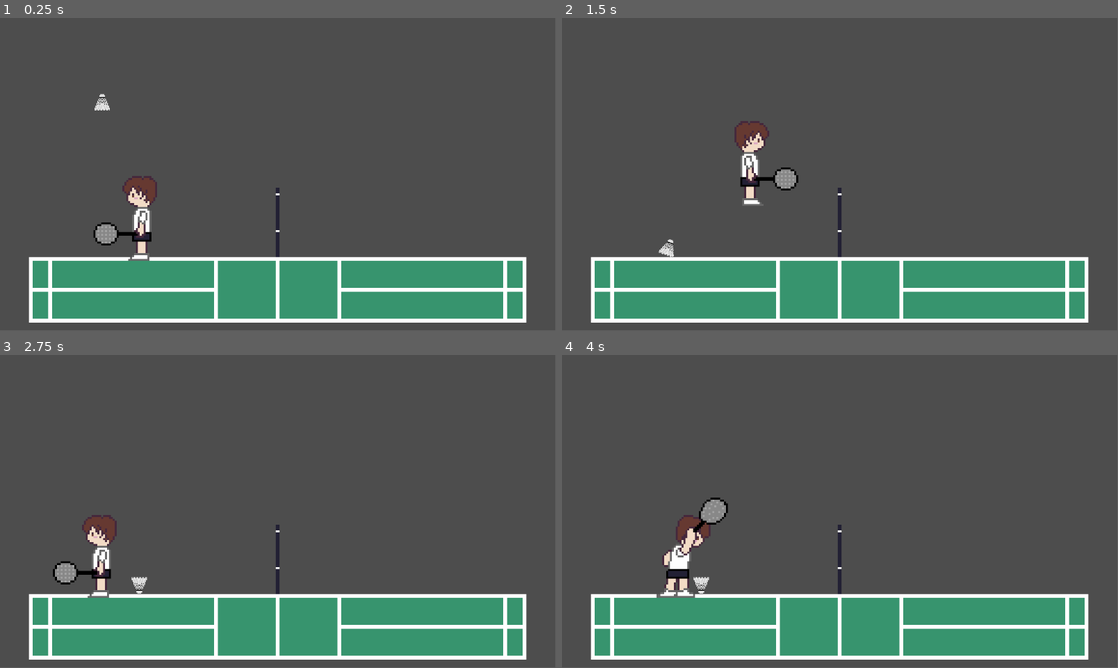
Above: before the commit, frames 1-4 (two rows, left to right).
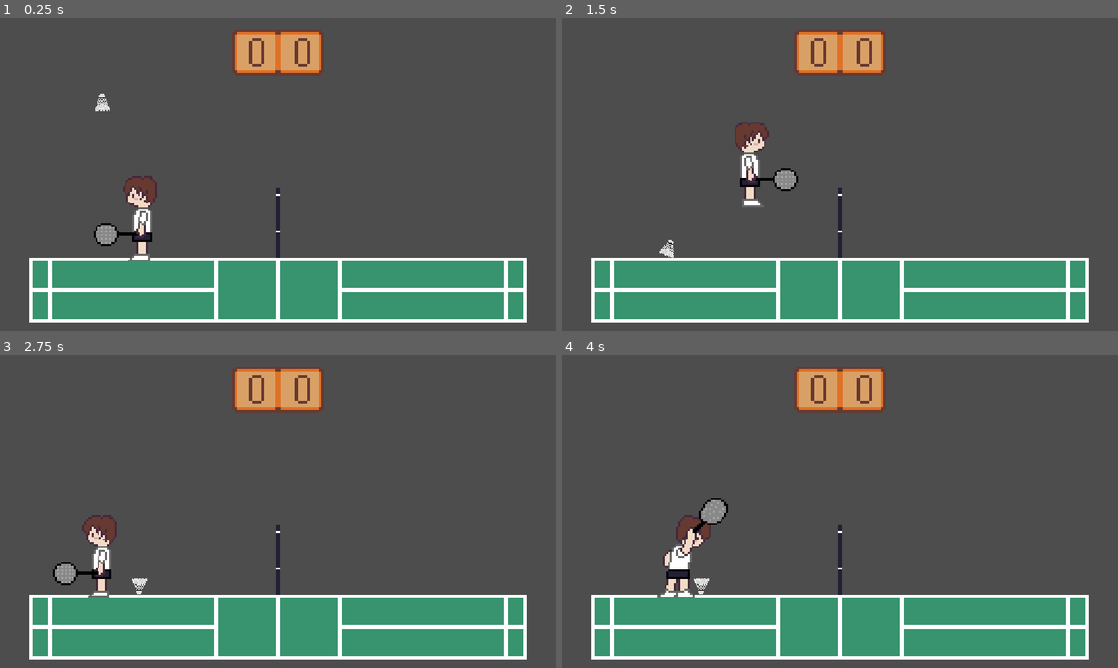
Above: after the commit, the same moments.

Repository: PS204coder/Babinkton
Game: Godot game, scene res://Scenes/test.tscn
Two runs of this game, one before a commit and one after it. Both use one fixed random seed, a clock stepped at 60 frames per second and the inputs below.
Inputs (mouse positions are in pixels of both pictures, inside the frame that each line leads up to):
- Up to frame 1 (0.25 s): no input
- Up to frame 2 (1.5 s): move the mouse to (962, 158) at 0.52 s; hold E (dash right) from 0.53 s (still down); click (962, 158) at 0.6 s; tap W (jump) at 0.77 s; move the mouse to (728, 190) at 1.27 s; click (728, 190) at 1.35 s
- Up to frame 3 (2.75 s): tap W (jump) at 1.52 s; move the mouse to (333, 442) at 2.02 s; release E (dash right) at 2.03 s; hold Q (dash left) from 2.03 s (still down); click (333, 442) at 2.1 s
- Up to frame 4 (4 s): move the mouse to (812, 574) at 2.77 s; release Q (dash left) at 2.78 s; hold E (dash right) from 2.78 s (still down); click (812, 574) at 2.85 s; tap W (jump) at 3.02, 3.77 s; move the mouse to (1006, 558) at 3.52 s; click (1006, 558) at 3.6 s
In our replay, the window is 799x449 before the commit and 800x450 after it. These sizes can differ from the game's own. Grey fills any space a smaller window leaves; there, only what the larger window draws over its background counts as a difference.

The runs differ from the first frame. In frame 1, 3.7% of the frame differs, in the area x 5-95%, y 3-98%; in frame 2, 3.8%; in frame 3, 3.7%; in frame 4, 3.8%.

Commit message:
point counter sprites added

Diff:
--- a/Scenes/test.tscn
+++ b/Scenes/test.tscn
@@ -2,8 +2,21 @@
 
 [ext_resource type="Texture2D" uid="uid://dm84w4nprye4x" path="res://Graphics/court_v1.png" id="1_8od7v"]
 [ext_resource type="PackedScene" uid="uid://b3c0f3q8p44fq" path="res://Scenes/player.tscn" id="1_lc1oi"]
+[ext_resource type="Texture2D" uid="uid://camvbtx3pe3pj" path="res://Graphics/point_counter_babinkton.png" id="2_35xla"]
 [ext_resource type="PackedScene" uid="uid://bct83n8ruy371" path="res://Scenes/shuttle.tscn" id="3_qc4db"]
 [ext_resource type="Texture2D" uid="uid://bt8whbmy4oeg1" path="res://Graphics/siatka_babinkton.png" id="4_ys1qc"]
+[ext_resource type="Texture2D" uid="uid://culoh28qsmdgk" path="res://Graphics/point_numbers_babinkton_012.png" id="6_2ocox"]
+[ext_resource type="Texture2D" uid="uid://un38b6wuruax" path="res://Graphics/point_numbers_babinkton_001.png" id="7_kuf18"]
+[ext_resource type="Texture2D" uid="uid://bmfcjmov18wo" path="res://Graphics/point_numbers_babinkton_002.png" id="8_q8sys"]
+[ext_resource type="Texture2D" uid="uid://biugjtt7m61v8" path="res://Graphics/point_numbers_babinkton_003.png" id="9_n0wup"]
+[ext_resource type="Texture2D" uid="uid://ba4gfee3thhk" path="res://Graphics/point_numbers_babinkton_004.png" id="10_wojap"]
+[ext_resource type="Texture2D" uid="uid://cttngwx78wpxv" path="res://Graphics/point_numbers_babinkton_005.png" id="11_copon"]
+[ext_resource type="Texture2D" uid="uid://wrwb6uaaawju" path="res://Graphics/point_numbers_babinkton_006.png" id="12_wjyqs"]
+[ext_resource type="Texture2D" uid="uid://ifdrmjb45h71" path="res://Graphics/point_numbers_babinkton_007.png" id="13_kxtw2"]
+[ext_resource type="Texture2D" uid="uid://cb3wn4pk3sajx" path="res://Graphics/point_numbers_babinkton_008.png" id="14_rhq6j"]
+[ext_resource type="Texture2D" uid="uid://c4jorbkessfkw" path="res://Graphics/point_numbers_babinkton_009.png" id="15_pgu05"]
+[ext_resource type="Texture2D" uid="uid://npfrvbt63ic0" path="res://Graphics/point_numbers_babinkton_010.png" id="16_3nkef"]
+[ext_resource type="Texture2D" uid="uid://c5a5x7yr2c5wi" path="res://Graphics/point_numbers_babinkton_011.png" id="17_vpf1r"]
 
 [sub_resource type="PhysicsMaterial" id="PhysicsMaterial_8od7v"]
 
@@ -12,6 +25,94 @@
 
 [sub_resource type="RectangleShape2D" id="RectangleShape2D_35xla"]
 size = Vector2(1, 36)
+
+[sub_resource type="SpriteFrames" id="SpriteFrames_m64o6"]
+animations = [{
+"frames": [{
+"duration": 1.0,
+"texture": ExtResource("6_2ocox")
+}, {
+"duration": 1.0,
+"texture": ExtResource("7_kuf18")
+}, {
+"duration": 1.0,
+"texture": ExtResource("8_q8sys")
+}, {
+"duration": 1.0,
+"texture": ExtResource("9_n0wup")
+}, {
+"duration": 1.0,
+"texture": ExtResource("10_wojap")
+}, {
+"duration": 1.0,
+"texture": ExtResource("11_copon")
+}, {
+"duration": 1.0,
+"texture": ExtResource("12_wjyqs")
+}, {
+"duration": 1.0,
+"texture": ExtResource("13_kxtw2")
+}, {
+"duration": 1.0,
+"texture": ExtResource("14_rhq6j")
+}, {
+"duration": 1.0,
+"texture": ExtResource("15_pgu05")
+}, {
+"duration": 1.0,
+"texture": ExtResource("16_3nkef")
+}, {
+"duration": 1.0,
+"texture": ExtResource("17_vpf1r")
+}],
+"loop": true,
+"name": &"default",
+"speed": 5.0
+}]
+
+[sub_resource type="SpriteFrames" id="SpriteFrames_55gk5"]
+animations = [{
+"frames": [{
+"duration": 1.0,
+"texture": ExtResource("6_2ocox")
+}, {
+"duration": 1.0,
+"texture": ExtResource("7_kuf18")
+}, {
+"duration": 1.0,
+"texture": ExtResource("8_q8sys")
+}, {
+"duration": 1.0,
+"texture": ExtResource("9_n0wup")
+}, {
+"duration": 1.0,
+"texture": ExtResource("10_wojap")
+}, {
+"duration": 1.0,
+"texture": ExtResource("11_copon")
+}, {
+"duration": 1.0,
+"texture": ExtResource("12_wjyqs")
+}, {
+"duration": 1.0,
+"texture": ExtResource("13_kxtw2")
+}, {
+"duration": 1.0,
+"texture": ExtResource("14_rhq6j")
+}, {
+"duration": 1.0,
+"texture": ExtResource("15_pgu05")
+}, {
+"duration": 1.0,
+"texture": ExtResource("16_3nkef")
+}, {
+"duration": 1.0,
+"texture": ExtResource("17_vpf1r")
+}],
+"loop": true,
+"name": &"default",
+"speed": 5.0
+}]
 
 [node name="Test" type="Node2D" unique_id=1144091316]
 
@@ -22,6 +123,11 @@
 
 [node name="Camera2D" type="Camera2D" parent="." unique_id=1796103876]
 zoom = Vector2(4, 4)
+
+[node name="point_counter_display" type="Sprite2D" parent="." unique_id=71975690]
+position = Vector2(0, -63.000004)
+scale = Vector2(1.5, 1.5)
+texture = ExtResource("2_35xla")
 
 [node name="Player" parent="." unique_id=1782488622 instance=ExtResource("1_lc1oi")]
 position = Vector2(-80, 19)
@@ -45,6 +151,16 @@
 [node name="CollisionShape2D2" type="CollisionShape2D" parent="StaticBody2D2" unique_id=800853369]
 shape = SubResource("RectangleShape2D_35xla")
 
-[node name="Sprite2D" type="Sprite2D" parent="StaticBody2D2" unique_id=1319788485]
+[node name="siatka" type="Sprite2D" parent="StaticBody2D2" unique_id=1319788485]
 position = Vector2(-1.4901161e-08, 0)
 texture = ExtResource("4_ys1qc")
+
+[node name="points_player" type="AnimatedSprite2D" parent="." unique_id=1762376540]
+position = Vector2(-12, -63)
+scale = Vector2(1.5, 1.5)
+sprite_frames = SubResource("SpriteFrames_m64o6")
+
+[node name="points_opponent" type="AnimatedSprite2D" parent="." unique_id=1562895896]
+position = Vector2(12, -63)
+scale = Vector2(1.5, 1.5)
+sprite_frames = SubResource("SpriteFrames_55gk5")
--- a/project.godot
+++ b/project.godot
@@ -18,6 +18,10 @@
 [autoload]
 
 Global="*uid://e20ru10hnvth"
+
+[display]
+
+window/stretch/mode="canvas_items"
 
 [input]
 
